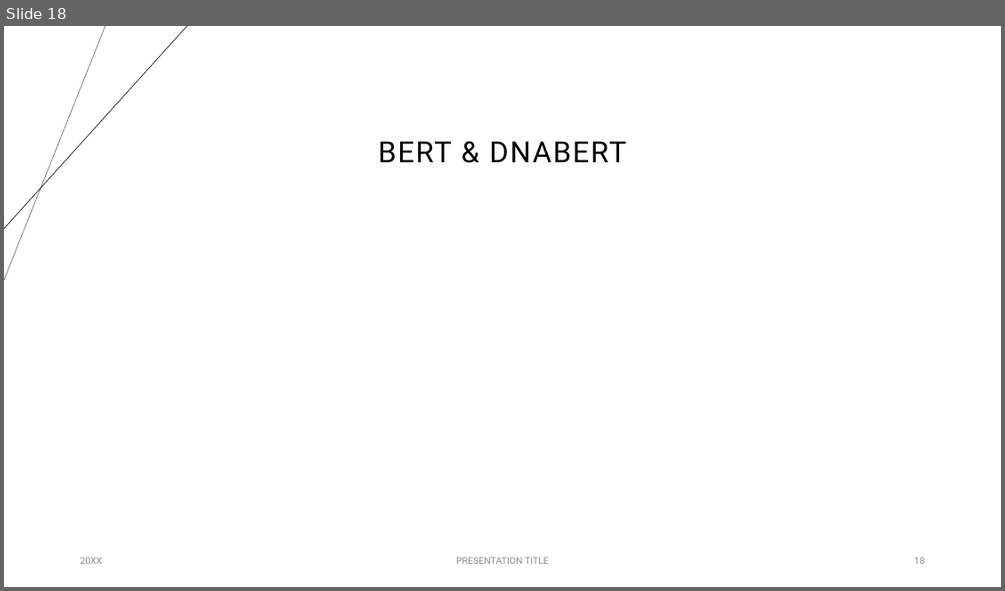
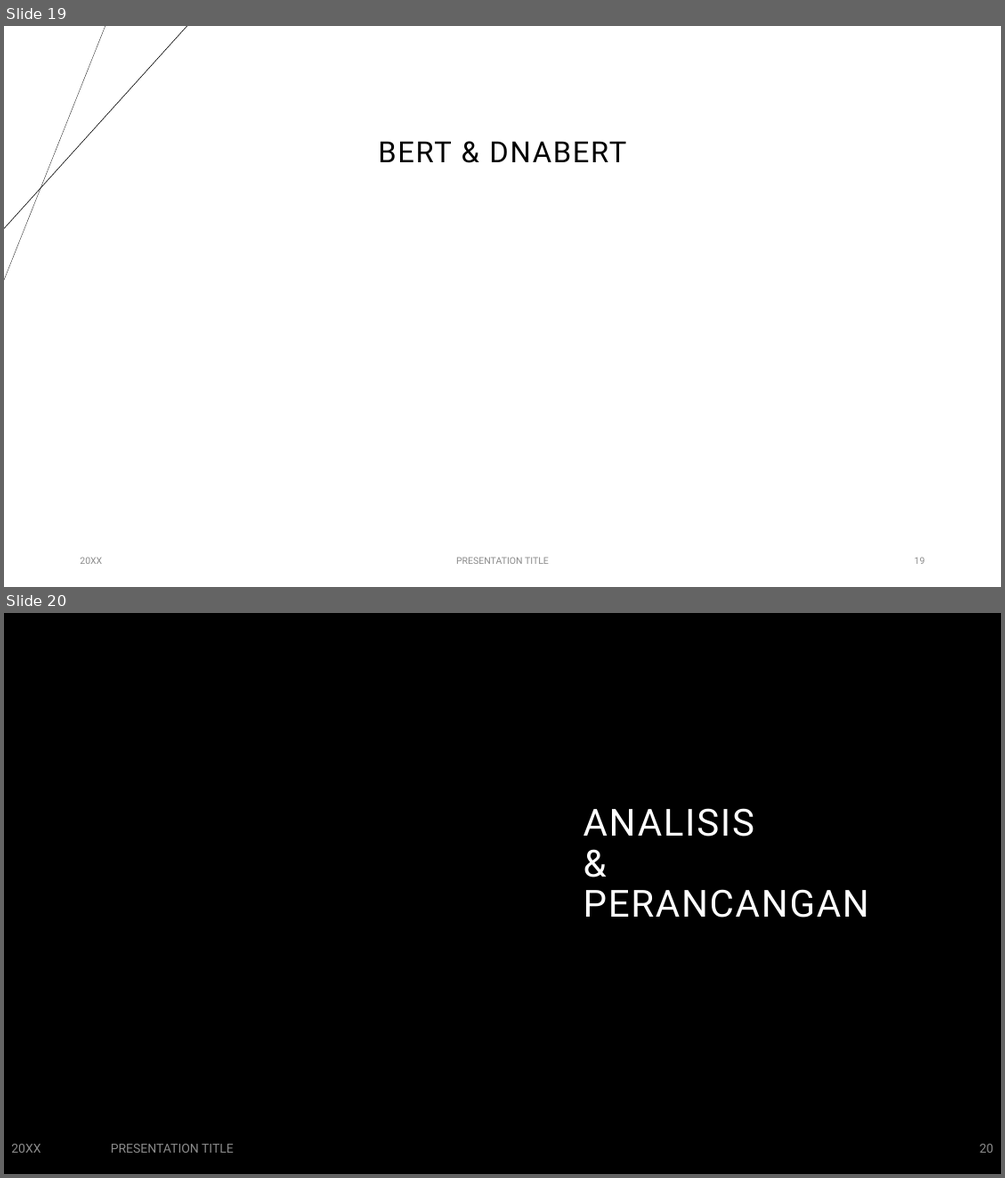
Before and after one commit to anwari32/IF5099-Metode-Penelitian, a slide deck: proposals/v2/Penerapan Multitask Learning dan BERT untuk Prediksi Splice.pptx. Shown one above the other, each under a label of ours: slide 18 before the commit, slides 19 and 20 after it. The pictures are 1005x591 and 1005x1178 pixels, drawn with LibreOffice and Linux fonts; fonts in the diff are those of the drawing; background and template pictures are left out. Boxes give left, top, right and bottom in pixels: in the first picture for what was removed or moved away, otherwise in the second. Text is boxed around its words. In the diff, an @@ line names an element or a change of style, - is before the commit and + after.

```diff
--- a/proposals/v2/Penerapan Multitask Learning dan BERT untuk Prediksi Splice.pptx
+++ b/proposals/v2/Penerapan Multitask Learning dan BERT untuk Prediksi Splice.pptx
@@ slide 20 added at bbox=[4, 613, 1001, 1174], background #000000 @@
@@ title added at bbox=[583, 808, 869, 917], 36 pt, text #FFFFFF @@
+ANALISIS
+&
+PERANCANGAN
@@ text added at bbox=[11, 1143, 40, 1152], 12 pt, text #8C8C8C @@
+20XX
@@ text added at bbox=[111, 1143, 234, 1152], 12 pt, text #8C8C8C @@
+PRESENTATION TITLE
@@ page number added at bbox=[979, 1143, 994, 1152], 12 pt, text #8C8C8C @@
+20
@@ what was slide 18 is now slide 19 @@
```
Also in this commit, not shown: 4 slides changed, 8 other slides added, 11 slides removed, 1 other file.
